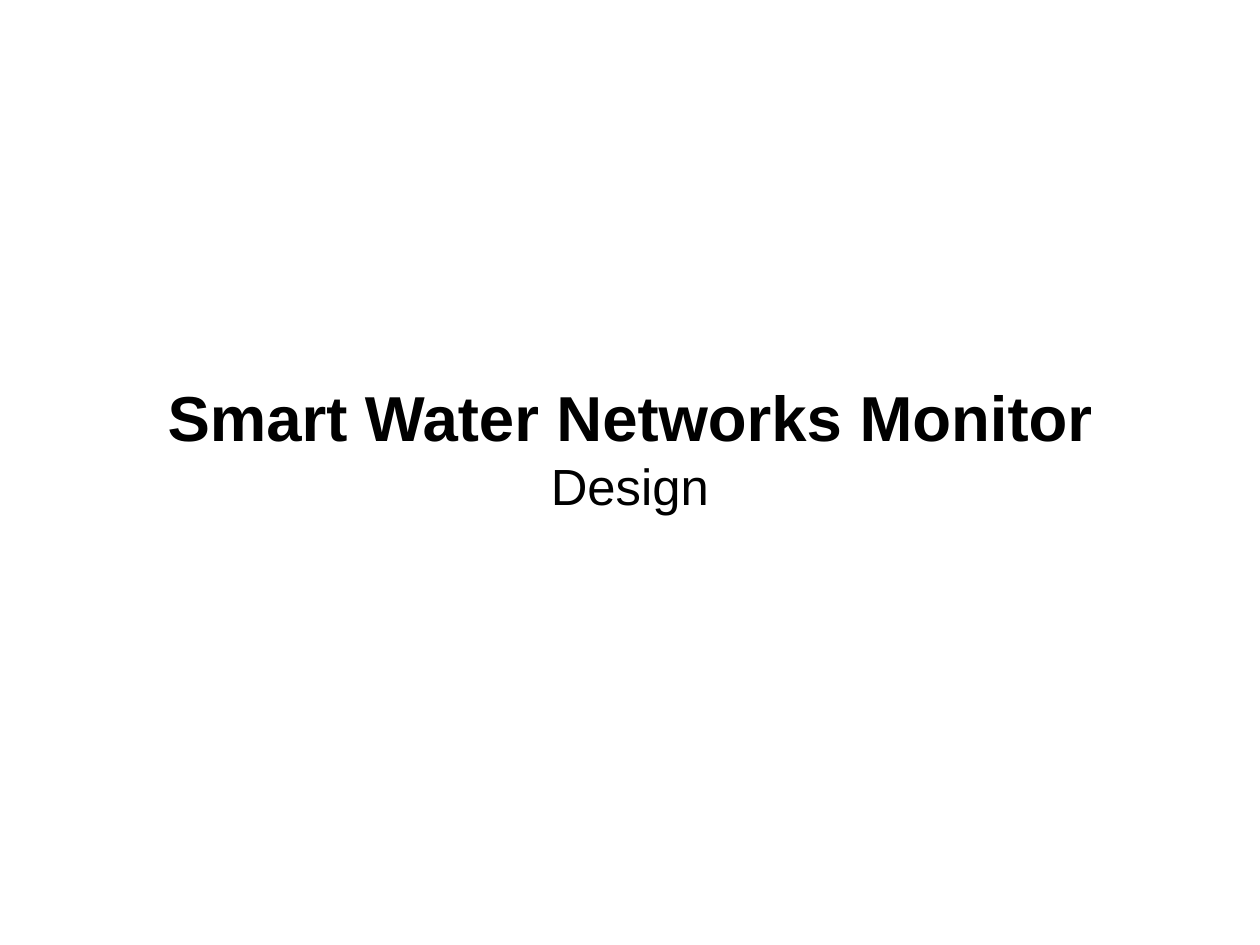
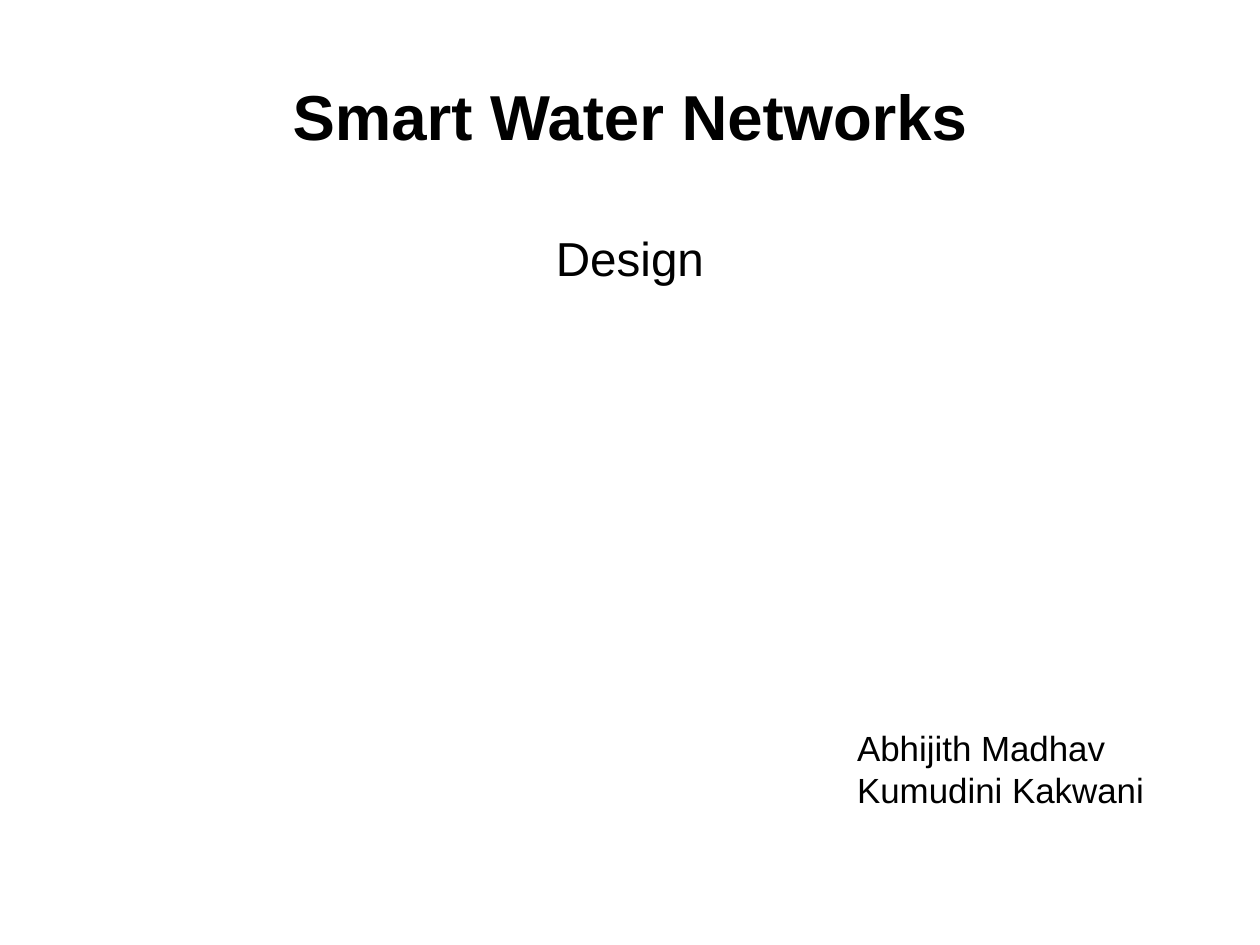
Before and after one commit to smartwatermanagement/self-healing-water-networks, a slide deck: slide 1 of Documentation/Design/design presentation.odp. Drawn at 1260x945 pixels with LibreOffice and Linux fonts; fonts in the diff are those of the drawing. Boxes give left, top, right and bottom in pixels: in the first picture for what was removed or moved away, otherwise in the second. Text is boxed around its words. In the diff, an @@ line names an element or a change of style, - is before the commit and + after.

```diff
--- a/Documentation/Design/design presentation.odp
+++ b/Documentation/Design/design presentation.odp
@@ title at [293, 94, 968, 286]: text changed @@
-Smart Water Networks Monitor
-Design
+Smart Water Networks
+Design
@@ text added at [857, 735, 1144, 804], 22 pt, text #000000 @@
+Abhijith Madhav
+Kumudini Kakwani
```
Also in this commit, not shown: 6 other slides changed, 2 slides added, 1 slide removed, 3 other files.
